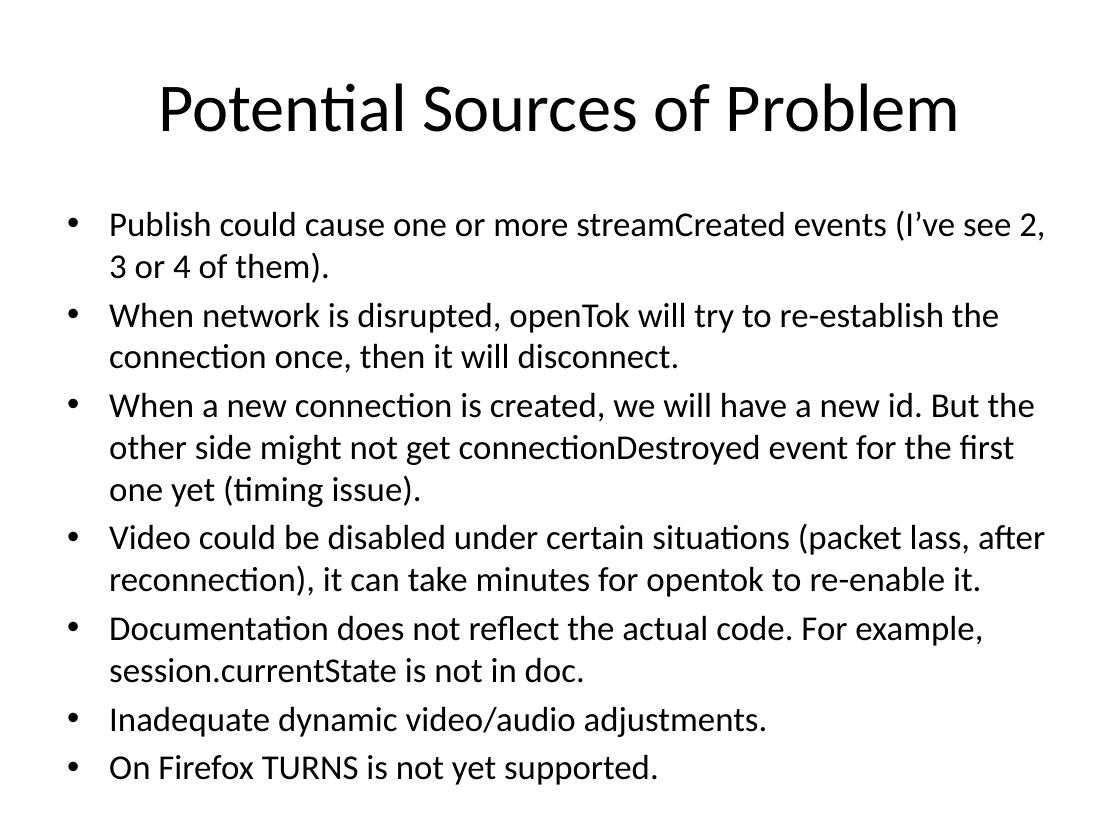
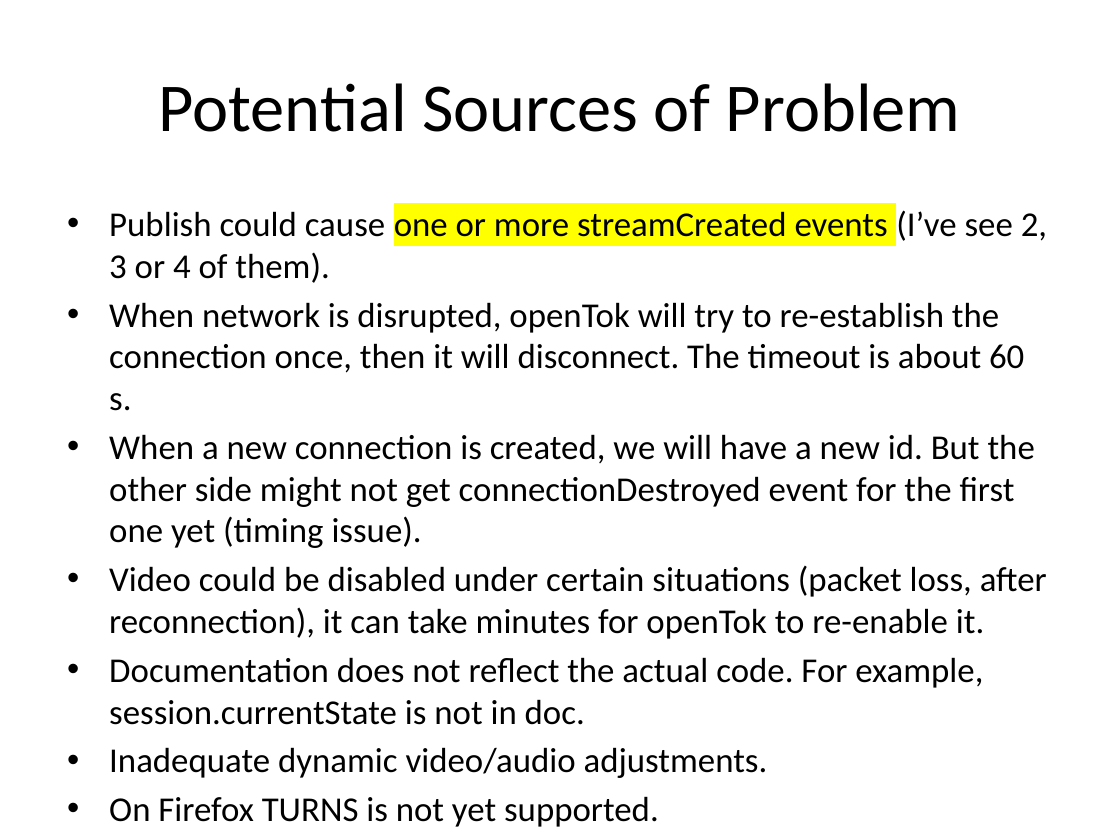
Before and after one commit to LukeZhao/misc, a slide deck: slide 6 of opentokvideofix/OpenTok Issues and Solutions.pptx. Drawn at 1120x840 pixels with LibreOffice and Linux fonts; fonts in the diff are those of the drawing. Boxes give left, top, right and bottom in pixels: in the first picture for what was removed or moved away, otherwise in the second. Text is boxed around its words. In the diff, an @@ line names an element or a change of style, - is before the commit and + after.

```diff
--- a/opentokvideofix/OpenTok Issues and Solutions.pptx
+++ b/opentokvideofix/OpenTok Issues and Solutions.pptx
@@ text at <box>109,210,1047,283</box>: highlight none to #FFFF00 in "one or more streamCreated events" @@
@@ text at <box>109,302,1024,411</box>: text changed @@
-• When network is disrupted, openTok will try to re-establish the connection once, then it will disconnect.
+• When network is disrupted, openTok will try to re-establish the connection once, then it will disconnect. The timeout is about 60 s.
@@ text at <box>109,566,1047,639</box>: text changed @@
-• Video could be disabled under certain situations (packet lass, after reconnection), it can take minutes for opentok to re-enable it.
+• Video could be disabled under certain situations (packet loss, after reconnection), it can take minutes for openTok to re-enable it.
```
Also in this commit, not shown: 8 other slides changed.
